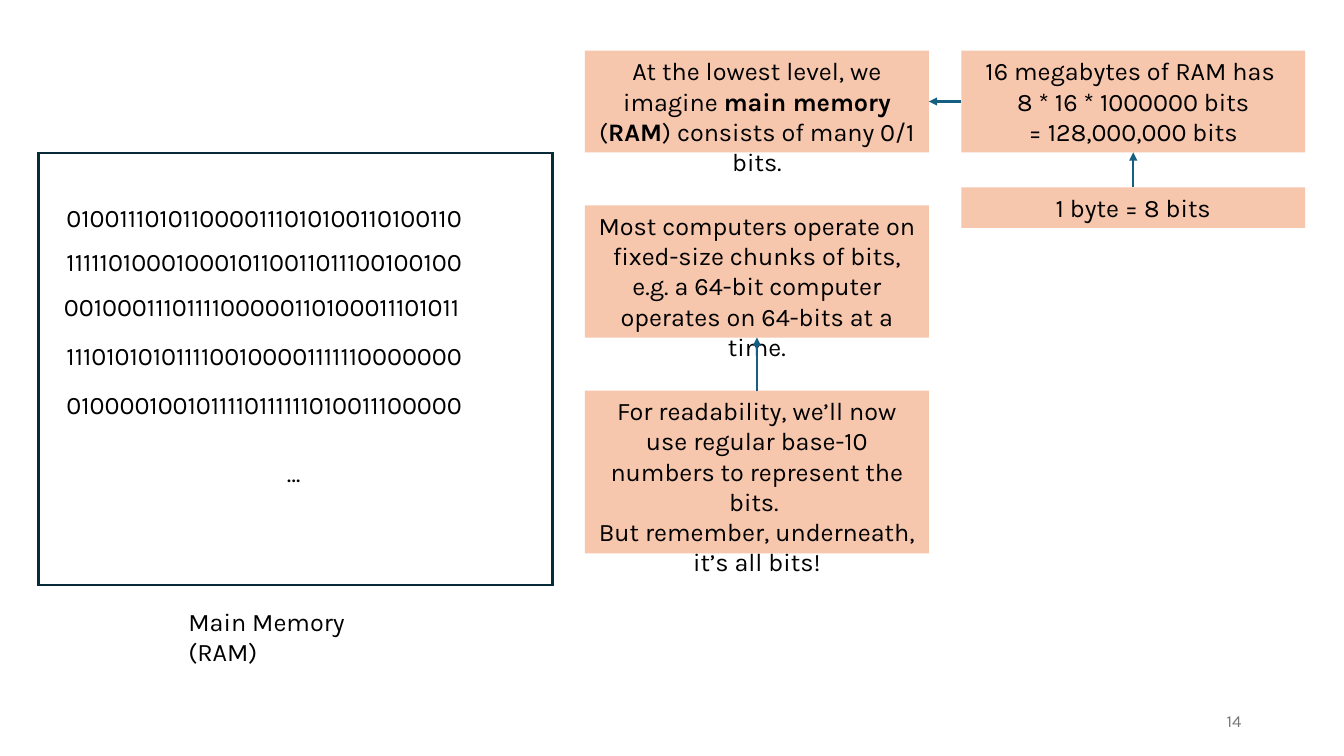
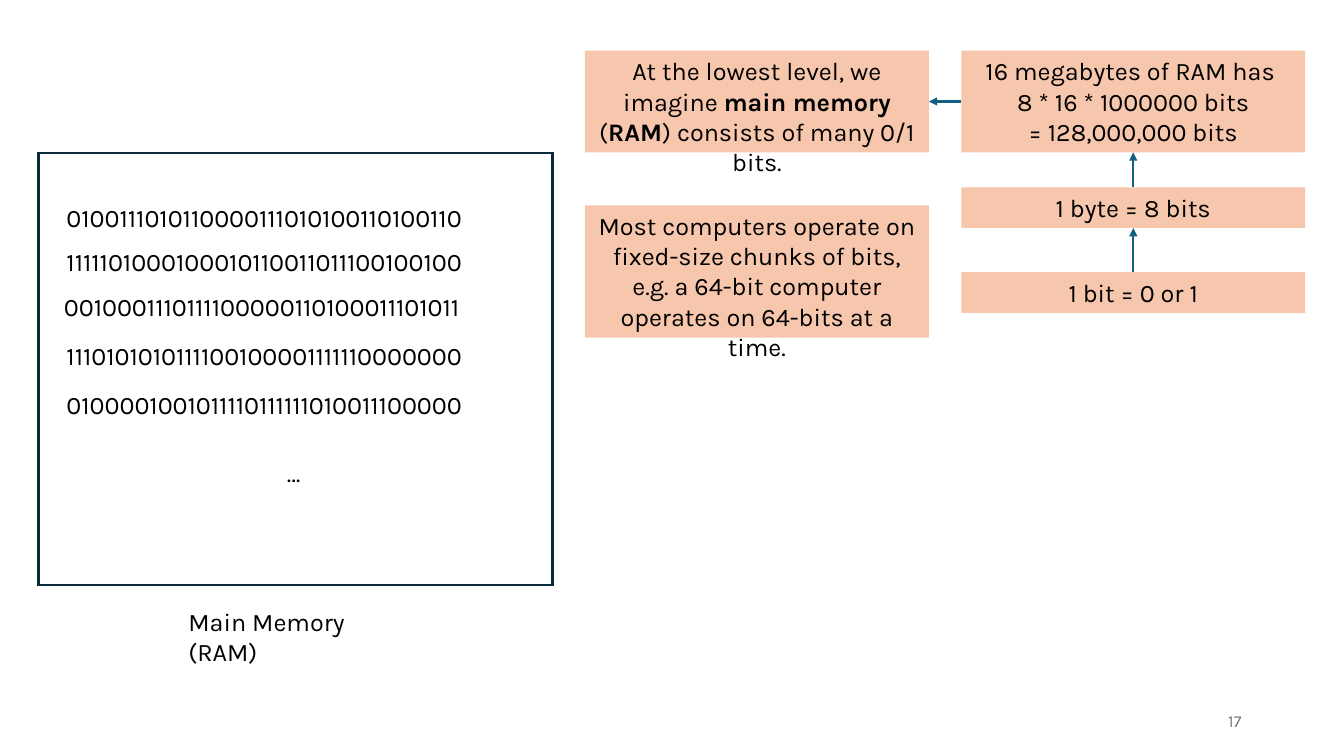
Before and after one commit to tjd1234/cmpt120spring2026, a slide deck: slide 17 of lecture_notes/chapter2/chapter2.pptx (slide 14 before the commit). Drawn at 1344x756 pixels with LibreOffice and Linux fonts; fonts in the diff are those of the drawing. Boxes give left, top, right and bottom in pixels: in the first picture for what was removed or moved away, otherwise in the second. Text is boxed around its words. In the diff, an @@ line names an element or a change of style, - is before the commit and + after.

```diff
--- a/lecture_notes/chapter2/chapter2.pptx
+++ b/lecture_notes/chapter2/chapter2.pptx
@@ arrow moved from (757, 390) - (757, 338) to (1133, 272) - (1133, 228) @@
@@ rectangle added at (x1=962, y1=272, x2=1306, y2=313), fill #F6C6AD, 18 pt, text #000000 @@
+1 bit = 0 or 1
@@ rectangle removed at (x1=585, y1=390, x2=929, y2=554) @@
-For readability, we’ll now use regular base-10 numbers to represent the bits.
-But remember, underneath, it’s all bits!
@@ page number at (x1=1228, y1=716, x2=1241, y2=727): text changed @@
-14
+17
```
Also in this commit, not shown: 14 other slides changed, 10 slides added, 34 other files.
